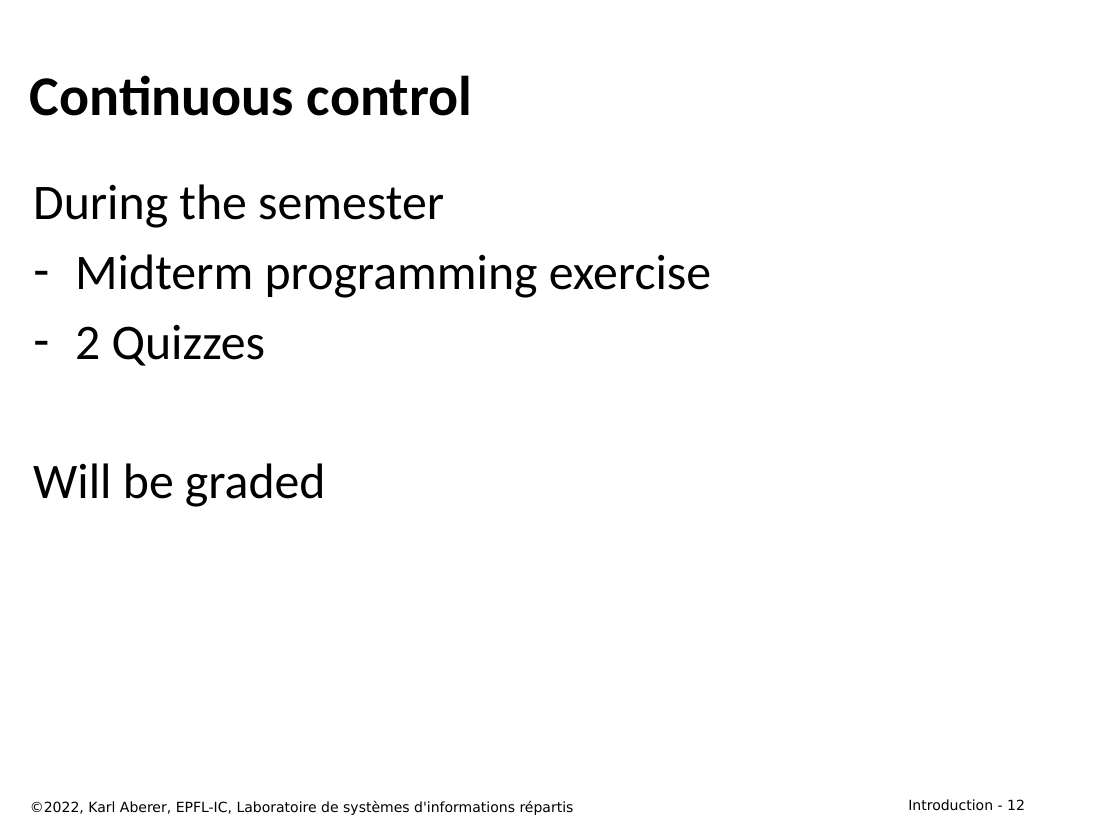
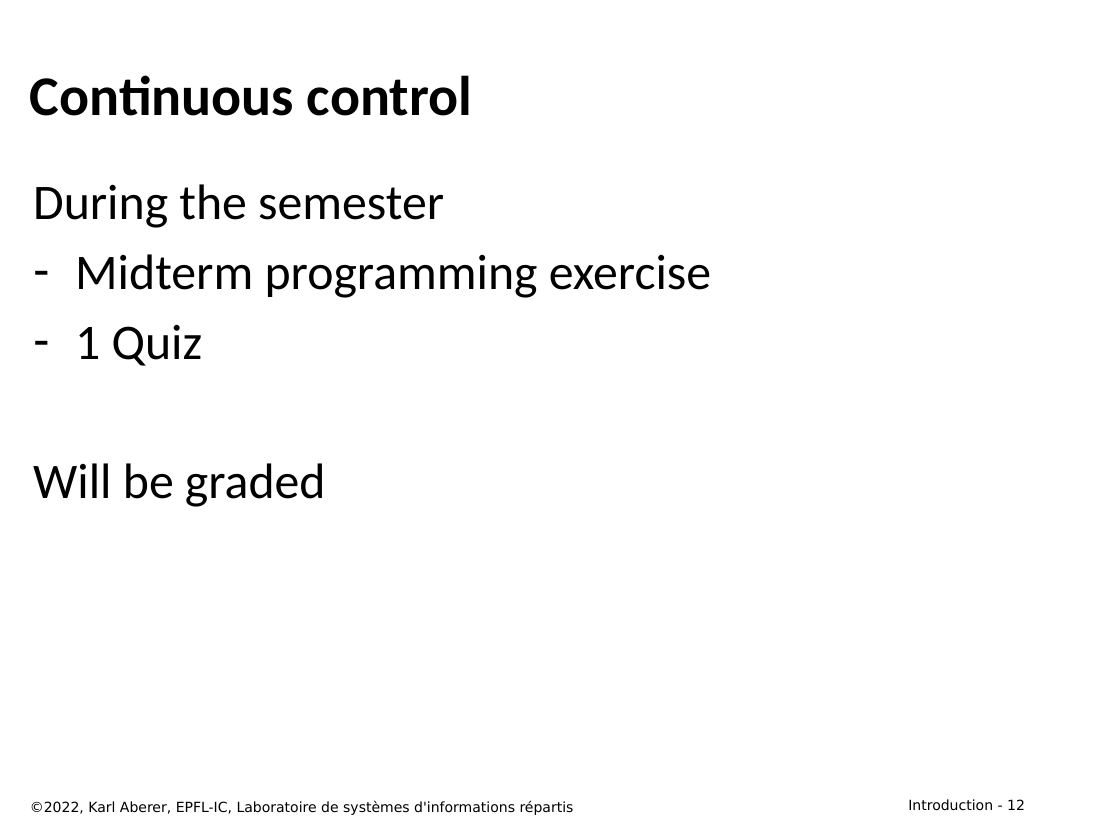
Before and after one commit to LSIR/DIS, a slide deck: slide 12 of Lectures/week 1/week 1 - Course Information 2022.pptx. Drawn at 1120x840 pixels with LibreOffice and Linux fonts; fonts in the diff are those of the drawing. Boxes give left, top, right and bottom in pixels: in the first picture for what was removed or moved away, otherwise in the second. Text is boxed around its words. In the diff, an @@ line names an element or a change of style, - is before the commit and + after.

```diff
--- a/Lectures/week 1/week 1 - Course Information 2022.pptx
+++ b/Lectures/week 1/week 1 - Course Information 2022.pptx
@@ text at box(75, 324, 203, 366): text changed @@
-– 2 Quizzes
+– 1 Quiz
```
Also in this commit, not shown: 3 other slides changed, 3 other files.
